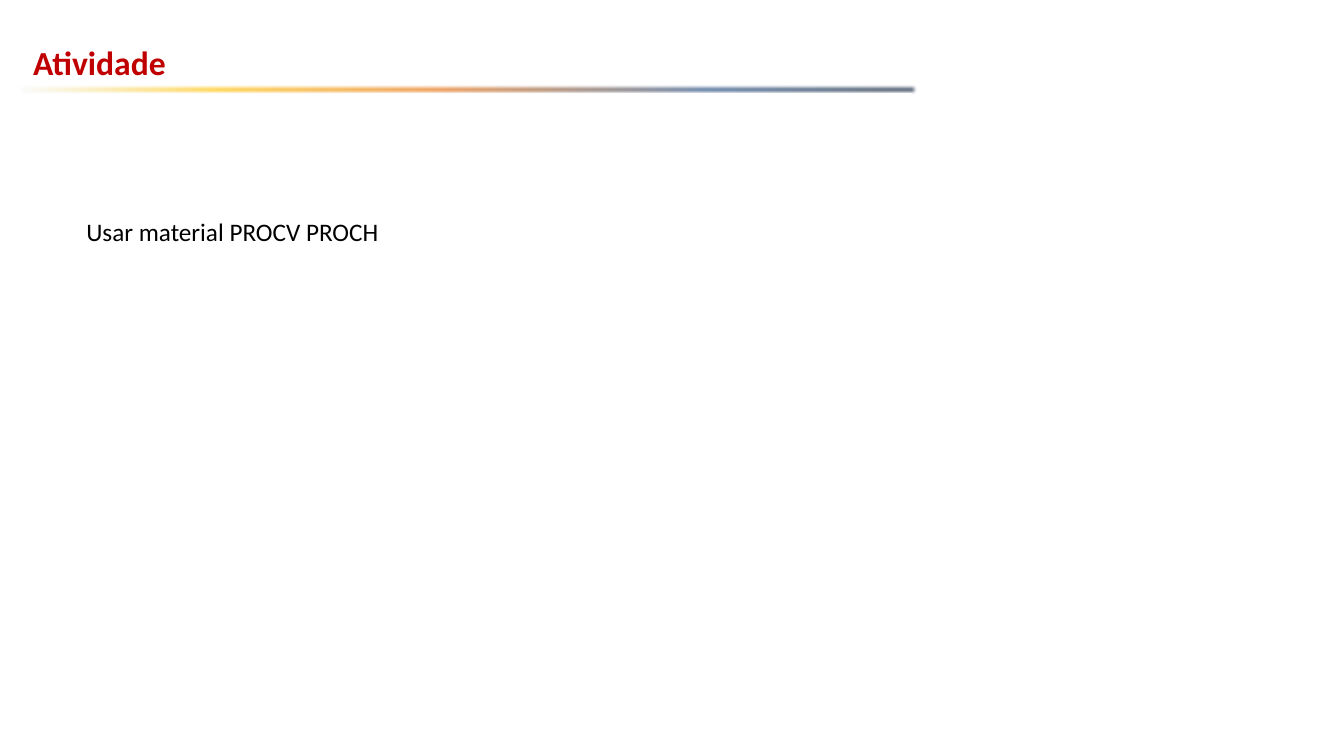
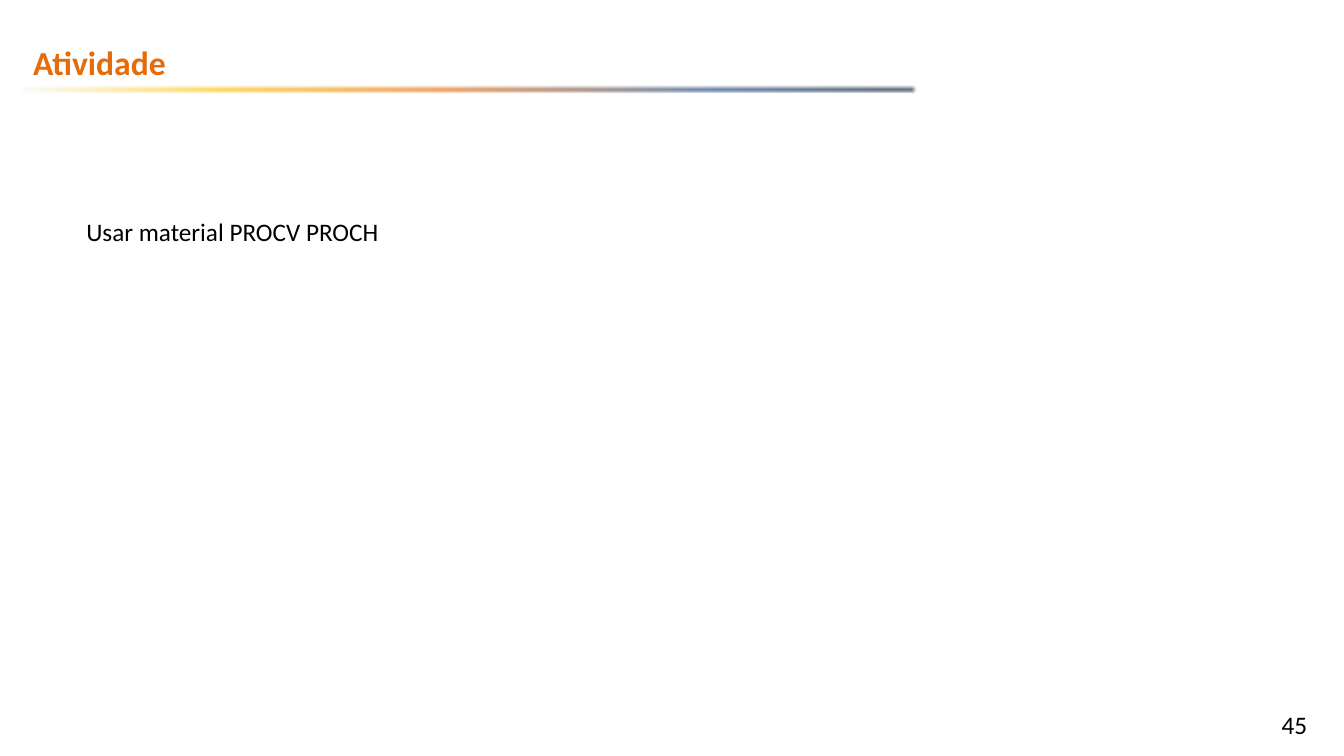
Before and after one commit to emerson-fenrir/Excel_Basico, a slide deck: slide 45 of Aula3.pptx (slide 42 before the commit). Drawn at 1344x756 pixels with LibreOffice and Linux fonts; fonts in the diff are those of the drawing; background and template pictures are left out. Boxes give left, top, right and bottom in pixels: in the first picture for what was removed or moved away, otherwise in the second. Text is boxed around its words. In the diff, an @@ line names an element or a change of style, - is before the commit and + after.

```diff
--- a/Aula3.pptx
+++ b/Aula3.pptx
@@ text "Atividade" at (33,51,166,76): text colour #C00000 to #E46C0A @@
@@ page number added at (1282,717,1308,734), 18 pt, text #000000 @@
+45
```
Also in this commit, not shown: 43 other slides changed, 3 slides added, 1 other file.
